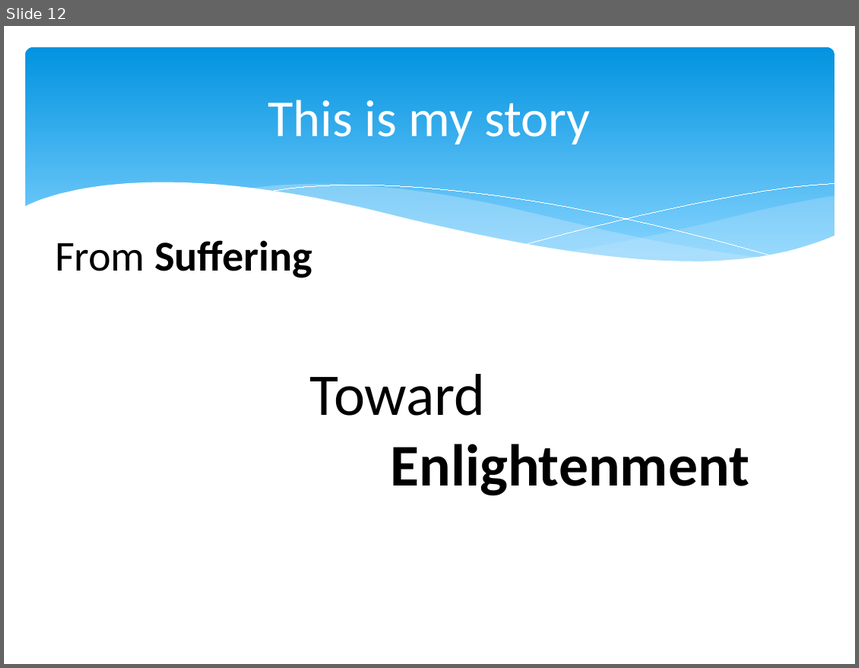
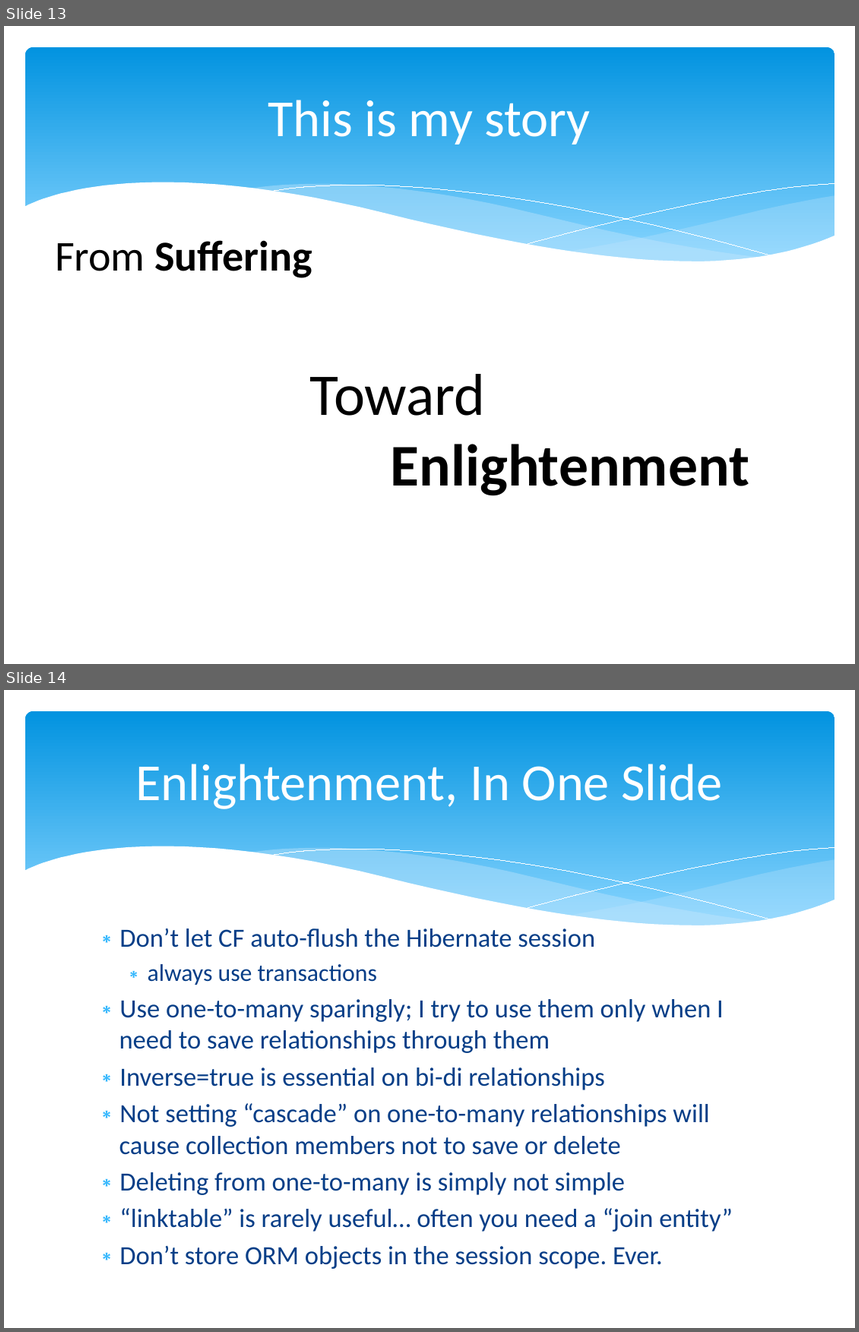
Before and after one commit to marcesher/mxunit-cfmeetups, a slide deck: CFObjective_ORMZen/preso/orm_zen.ppt.pptx. Shown one above the other, each under a label of ours: slide 12 before the commit, slides 13 and 14 after it. The pictures are 859x668 and 859x1332 pixels, drawn with LibreOffice and Linux fonts; fonts in the diff are those of the drawing. Boxes give left, top, right and bottom in pixels: in the first picture for what was removed or moved away, otherwise in the second. Text is boxed around its words. In the diff, an @@ line names an element or a change of style, - is before the commit and + after.

```diff
--- a/CFObjective_ORMZen/preso/orm_zen.ppt.pptx
+++ b/CFObjective_ORMZen/preso/orm_zen.ppt.pptx
@@ slide 14 added at [4, 690, 855, 1328], background #FFFFFF; not listed: 6 template elements that a slide beside it also shows @@
@@ title added at [135, 764, 722, 809], 44 pt, text #FFFFFF @@
+Enlightenment, In One Slide
@@ text added at [120, 928, 733, 1269], 22.2 pt, text #073E87 @@
+∗ Don’t let CF auto-flush the Hibernate session
+  ∗ always use transactions
+∗ Use one-to-many sparingly; I try to use them only when I need to save relationships through them
+∗ Inverse=true is essential on bi-di relationships
+∗ Not setting “cascade” on one-to-many relationships will cause collection members not to save or delete
+∗ Deleting from one-to-many is simply not simple
+∗ “linktable” is rarely useful… often you need a “join entity”
+∗ Don’t store ORM objects in the session scope. Ever.
@@ what was slide 12 is now slide 13 @@
```
Also in this commit, not shown: 3 slides changed, 37 other slides added, 10 other files.
